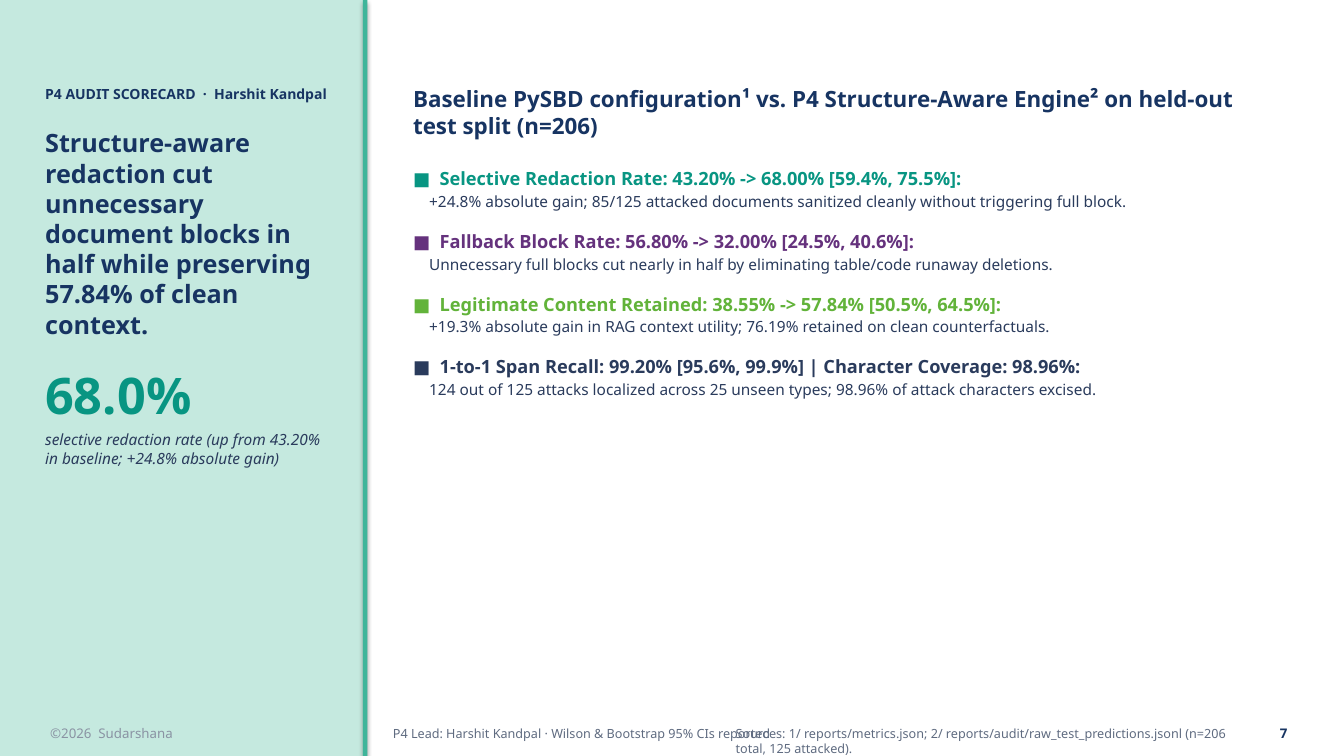
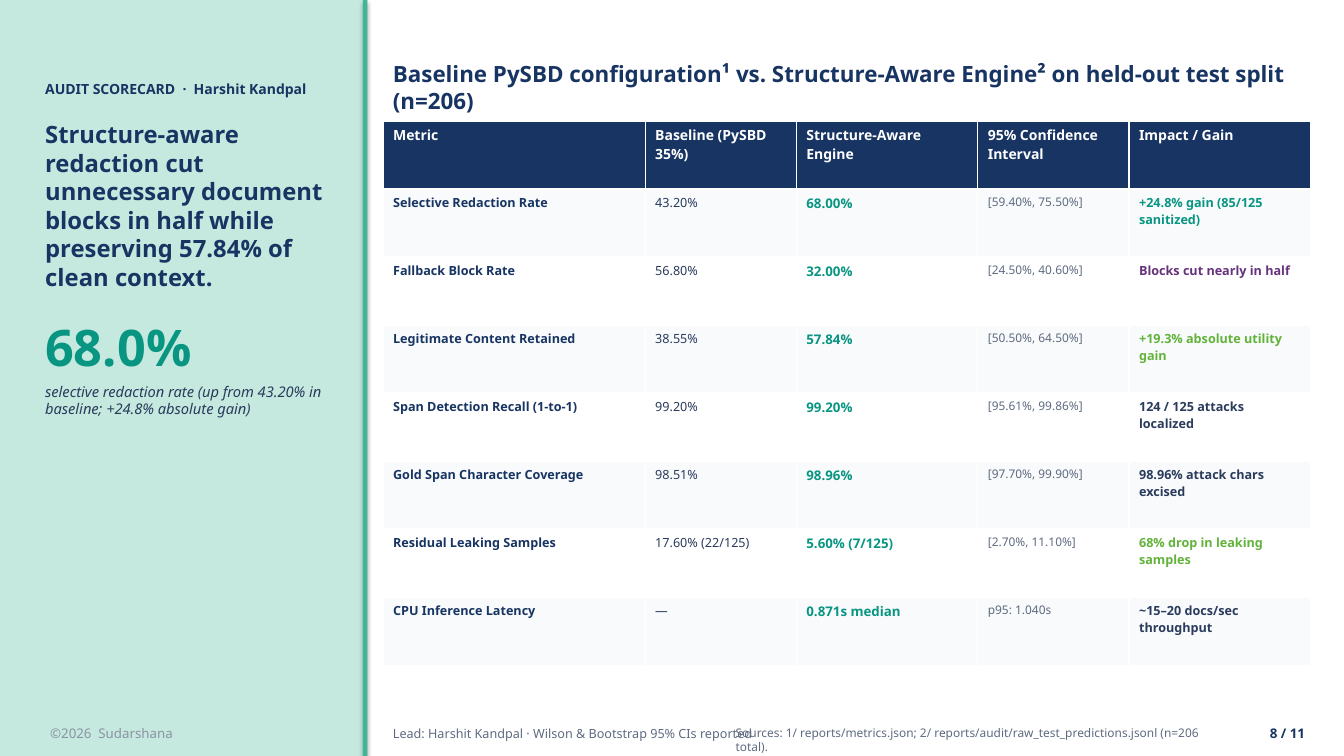
Before and after one commit to HarK-github/Sudarshana, a slide deck: slide 8 of reports/Sudarshana_a16z_Presentation.pptx (slide 7 before the commit). Drawn at 1344x756 pixels with LibreOffice and Linux fonts; fonts in the diff are those of the drawing. Boxes give left, top, right and bottom in pixels: in the first picture for what was removed or moved away, otherwise in the second. Text is boxed around its words. In the diff, an @@ line names an element or a change of style, - is before the commit and + after.

Commit message:
feat(slides): clean chart-only exhibit layouts across Harshit's slides with zero lingering text

```diff
--- a/reports/Sudarshana_a16z_Presentation.pptx
+++ b/reports/Sudarshana_a16z_Presentation.pptx
@@ text at (45, 83, 306, 98): text changed @@
-P4 AUDIT SCORECARD · Harshit Kandpal
+AUDIT SCORECARD · Harshit Kandpal
@@ text added at (393, 63, 1284, 113), 16 pt, text #173462, bold @@
+Baseline PySBD configuration¹ vs. Structure-Aware Engine² on held-out test split (n=206)
@@ text removed at (413, 88, 1233, 399) @@
-Baseline PySBD configuration¹ vs. P4 Structure-Aware Engine² on held-out test split (n=206)
-■ Selective Redaction Rate: 43.20% -> 68.00% [59.4%, 75.5%]:
-+24.8% absolute gain; 85/125 attacked documents sanitized cleanly without triggering full block.
-■ Fallback Block Rate: 56.80% -> 32.00% [24.5%, 40.6%]:
-Unnecessary full blocks cut nearly in half by eliminating table/code runaway deletions.
-■ Legitimate Content Retained: 38.55% -> 57.84% [50.5%, 64.5%]:
-+19.3% absolute gain in RAG context utility; 76.19% retained on clean counterfactuals.
-■ 1-to-1 Span Recall: 99.20% [95.6%, 99.9%] | Character Coverage: 98.96%:
-124 out of 125 attacks localized across 25 unseen types; 98.96% of attack characters excised.
@@ text at (45, 126, 322, 418): size 18 to 17 pt in "Structure-aware redaction cut unnecessary document blocks in ..."; size 11 to 10.5 pt in "selective redaction rate (up from 43.20% in ..." @@
@@ table added at (383, 121, 1311, 665), 8 rows, 5 columns @@
+Metric | Baseline (PySBD 35%) | Structure-Aware Engine | 95% Confidence Interval | Impact / Gain
+Selective Redaction Rate | 43.20% | 68.00% | [59.40%, 75.50%] | +24.8% gain (85/125 sanitized)
+Fallback Block Rate | 56.80% | 32.00% | [24.50%, 40.60%] | Blocks cut nearly in half
+Legitimate Content Retained | 38.55% | 57.84% | [50.50%, 64.50%] | +19.3% absolute utility gain
+Span Detection Recall (1-to-1) | 99.20% | 99.20% | [95.61%, 99.86%] | 124 / 125 attacks localized
+Gold Span Character Coverage | 98.51% | 98.96% | [97.70%, 99.90%] | 98.96% attack chars excised
+Residual Leaking Samples | 17.60% (22/125) | 5.60% (7/125) | [2.70%, 11.10%] | 68% drop in leaking samples
+CPU Inference Latency | — | 0.871s median | p95: 1.040s | ~15–20 docs/sec throughput
@@ text at (393, 728, 752, 741): text changed @@
-P4 Lead: Harshit Kandpal · Wilson & Bootstrap 95% CIs reported
+Lead: Harshit Kandpal · Wilson & Bootstrap 95% CIs reported
@@ text at (736, 728, 1198, 753): text changed; size 9 to 8.5 pt @@
-Sources: 1/ reports/metrics.json; 2/ reports/audit/raw_test_predictions.jsonl (n=206 total, 125 attacked).
+Sources: 1/ reports/metrics.json; 2/ reports/audit/raw_test_predictions.jsonl (n=206 total).
@@ text added at (1270, 728, 1305, 738), 9.5 pt, text #173462, bold @@
+8 / 11
@@ text removed at (1280, 728, 1288, 738) @@
-7
```
Also in this commit, not shown: 9 other slides changed, 1 slide added, 10 other files.
